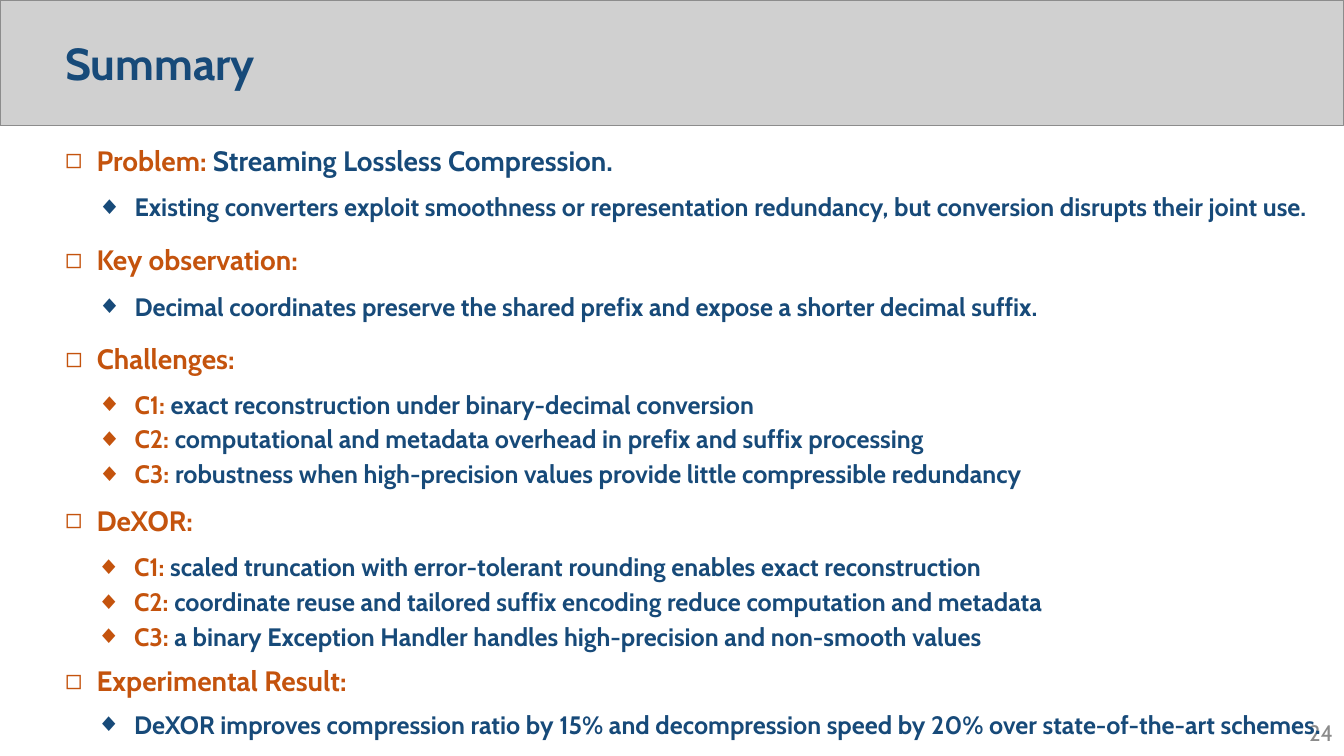
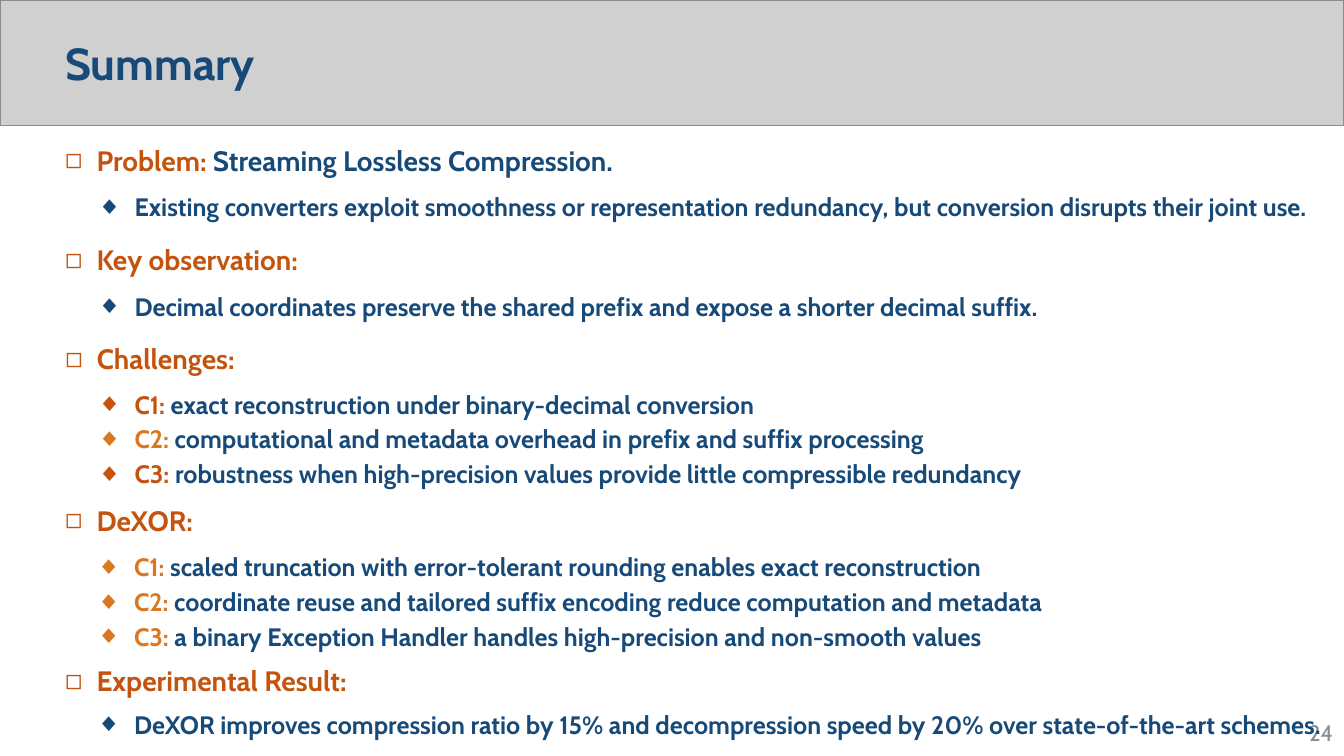
Before and after one commit to SuDIS-ZJU/DeXOR, a slide deck: slide 24 of VLDB_presentation/DeXOR_VLDB_2026.pptx. Drawn at 1344x756 pixels with LibreOffice and Linux fonts; fonts in the diff are those of the drawing; grey boxes stand for pictures. Boxes give left, top, right and bottom in pixels: in the first picture for what was removed or moved away, otherwise in the second. Text is boxed around its words. In the diff, an @@ line names an element or a change of style, - is before the commit and + after.

```diff
--- a/VLDB_presentation/DeXOR_VLDB_2026.pptx
+++ b/VLDB_presentation/DeXOR_VLDB_2026.pptx
@@ text "C2: computational and metadata overhead ..." at bbox=[135, 429, 923, 455]: text colour #C4530D to #D97821 in "C2:" @@
@@ text "C1: scaled truncation with error-tolerant ..." at bbox=[134, 557, 980, 583]: text colour #C4530D to #D97821 in "C1:" @@
@@ text "C2: coordinate reuse and tailored ..." at bbox=[134, 592, 1042, 617]: text colour #C4530D to #D97821 in "C2:" @@
@@ text "C3: a binary Exception Handler ..." at bbox=[134, 627, 981, 652]: text colour #C4530D to #D97821 in "C3:" @@
```
Also in this commit, not shown: 7 other slides changed, 1 other file.
